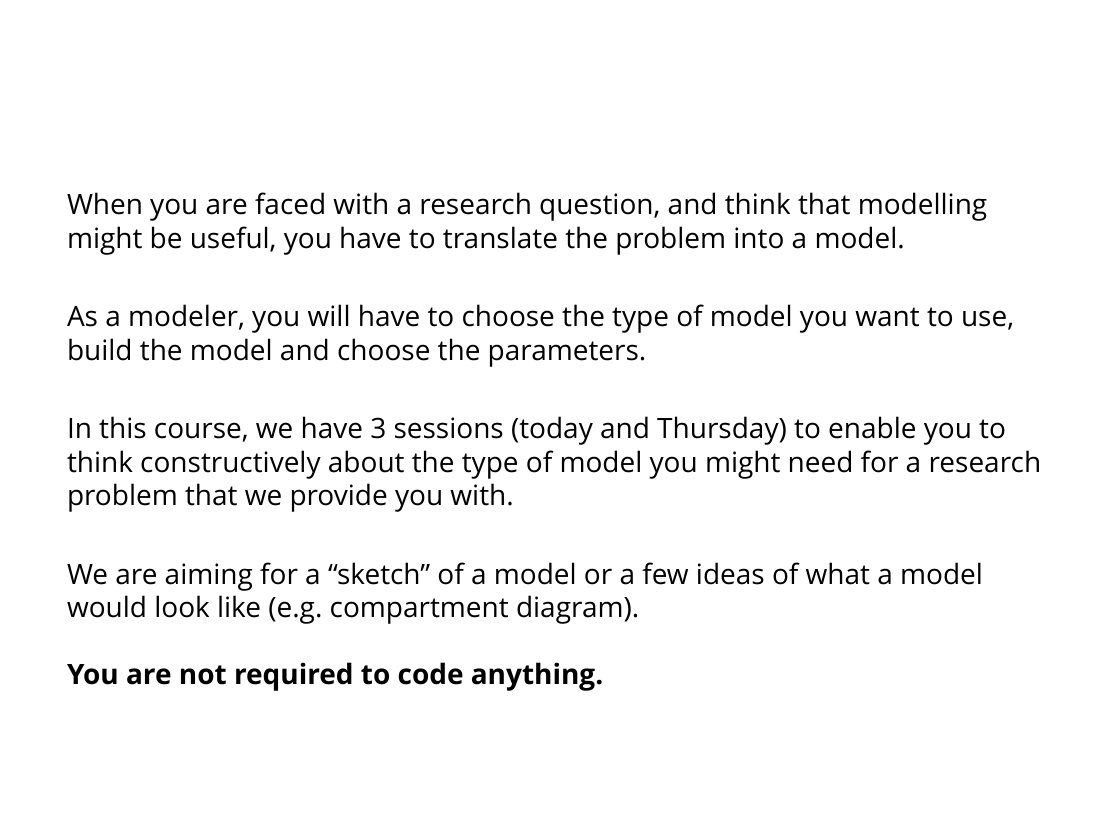
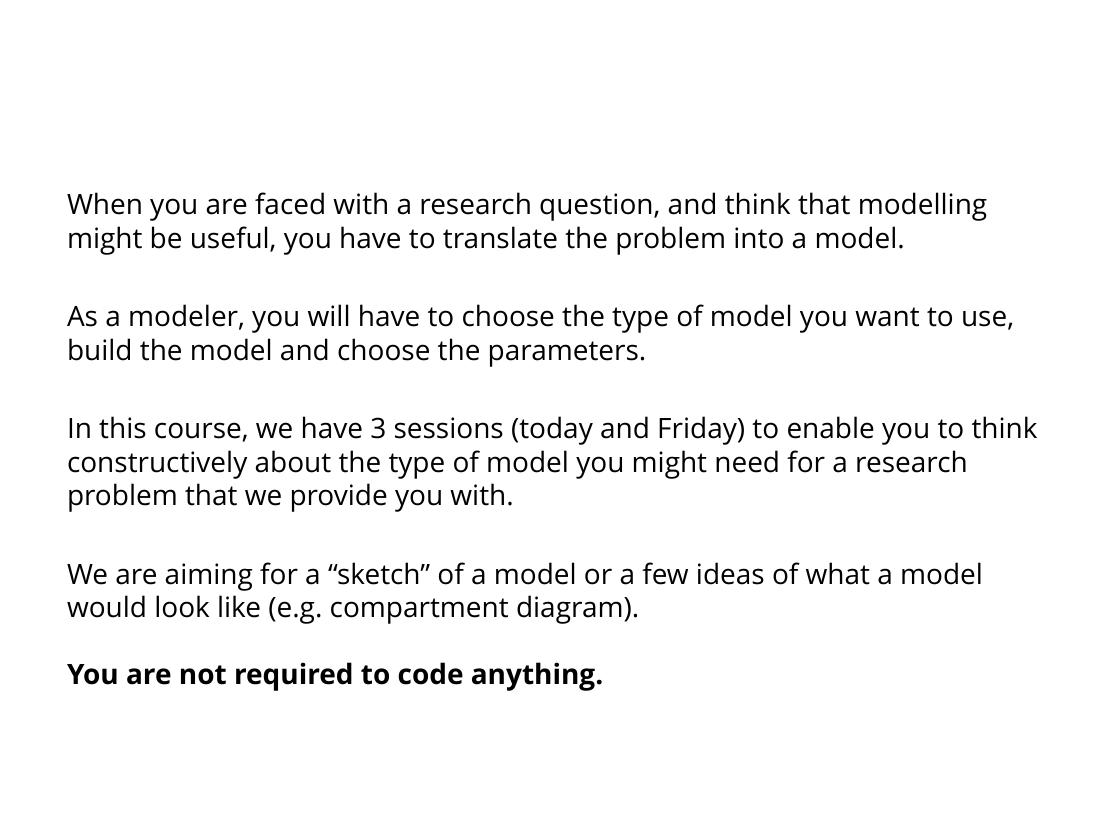
Before and after one commit to cmmid/mtm, a slide deck: slide 2 of slides/Lecture_07_ModellingProblem.pptx. Drawn at 1120x840 pixels with LibreOffice and Linux fonts; fonts in the diff are those of the drawing; background and template pictures are left out. Boxes give left, top, right and bottom in pixels: in the first picture for what was removed or moved away, otherwise in the second. Text is boxed around its words. In the diff, an @@ line names an element or a change of style, - is before the commit and + after.

Commit message:
modelling problem slides update for 2026

```diff
--- a/slides/Lecture_07_ModellingProblem.pptx
+++ b/slides/Lecture_07_ModellingProblem.pptx
@@ text at (67, 416, 1038, 512): text changed @@
-In this course, we have 3 sessions (today and Thursday) to enable you to think constructively about the type of model you might need for a research problem that we provide you with.
+In this course, we have 3 sessions (today and Friday) to enable you to think constructively about the type of model you might need for a research problem that we provide you with.
```
Also in this commit, not shown: 1 other slide changed, 1 other file.
